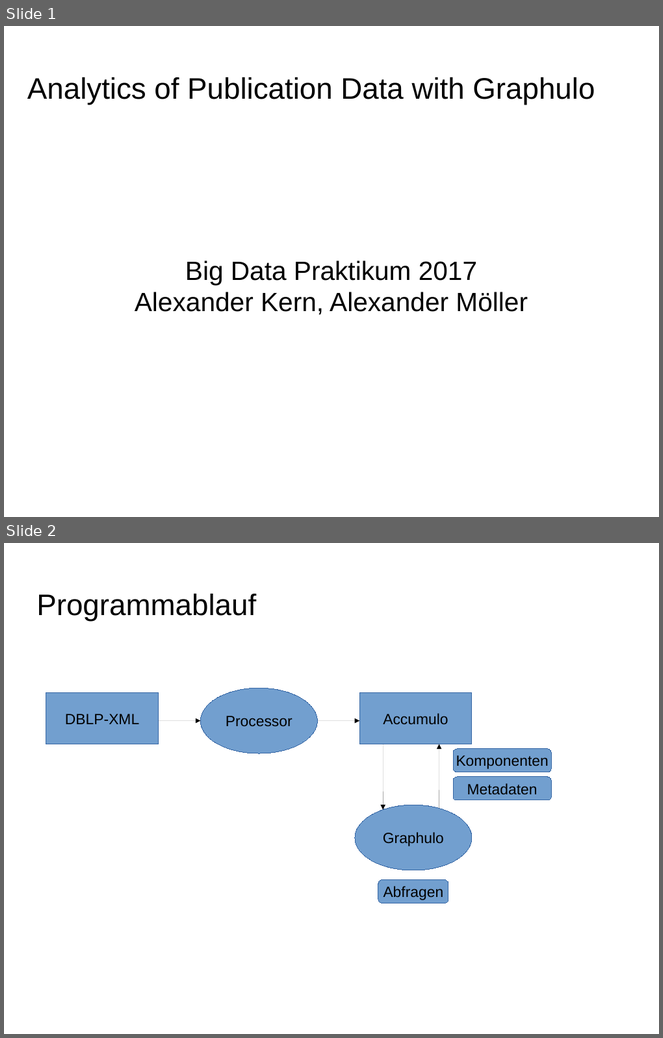
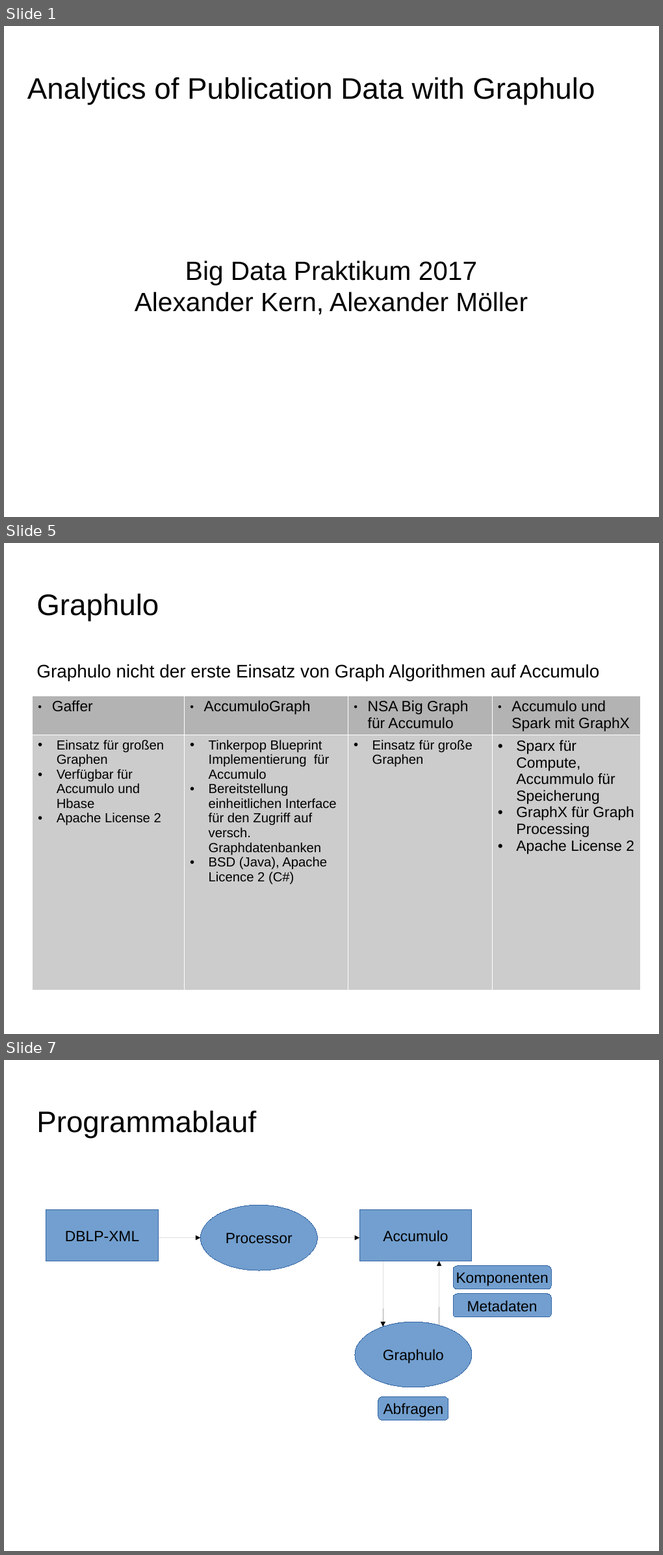
Before and after one commit to ScaDS/dblp-graphulo, a slide deck: doc/testat2.odp. Shown one above the other, each under a label of ours: slides 1 and 2 before the commit, slides 1, 5 and 7 after it; the slides between them are not shown. The pictures are 663x1038 and 663x1555 pixels, drawn with LibreOffice and Linux fonts; fonts in the diff are those of the drawing; background and template pictures are left out. Boxes give left, top, right and bottom in pixels: in the first picture for what was removed or moved away, otherwise in the second. Text is boxed around its words. In the diff, an @@ line names an element or a change of style, - is before the commit and + after.

```diff
--- a/doc/testat2.odp
+++ b/doc/testat2.odp
@@ slide 5 added at (x1=4, y1=543, x2=659, y2=1034), background picture (left out) @@
@@ text added at (x1=36, y1=594, x2=159, y2=621), 36 pt, text #000000 @@
+Graphulo
@@ text added at (x1=36, y1=664, x2=599, y2=681), 22 pt, text #000000 @@
+Graphulo nicht der erste Einsatz von Graph Algorithmen auf Accumulo
@@ table added at (x1=32, y1=696, x2=642, y2=991), 2 rows, 4 columns @@
+Gaffer | AccumuloGraph | NSA Big Graph für Accumulo | Accumulo und Spark mit GraphX
+Einsatz für großen Graphen / Verfügbar für Accumulo und Hbase / Apache License 2 | Tinkerpop Blueprint Implementierung für Accumulo / Bereitstellung einheitlichen Interface für den Zugriff auf versch. Graphdatenbanken / BSD (Java), Apache Licence 2 (C#) | Einsatz für große Graphen | Sparx für Compute, Accummulo für Speicherung / GraphX für Graph Processing / Apache License 2
@@ what was slide 2 is now slide 7 @@
```
Also in this commit, not shown: 1 slide changed, 4 other slides added.
